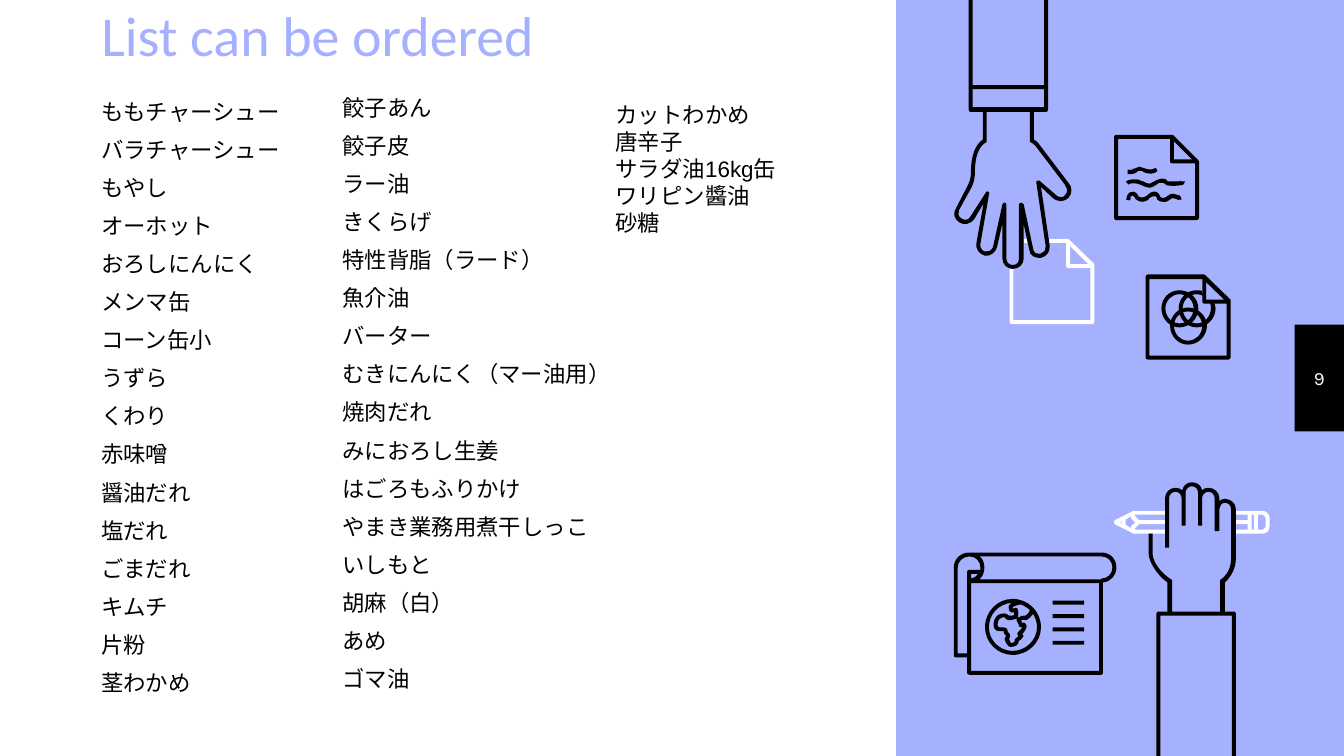
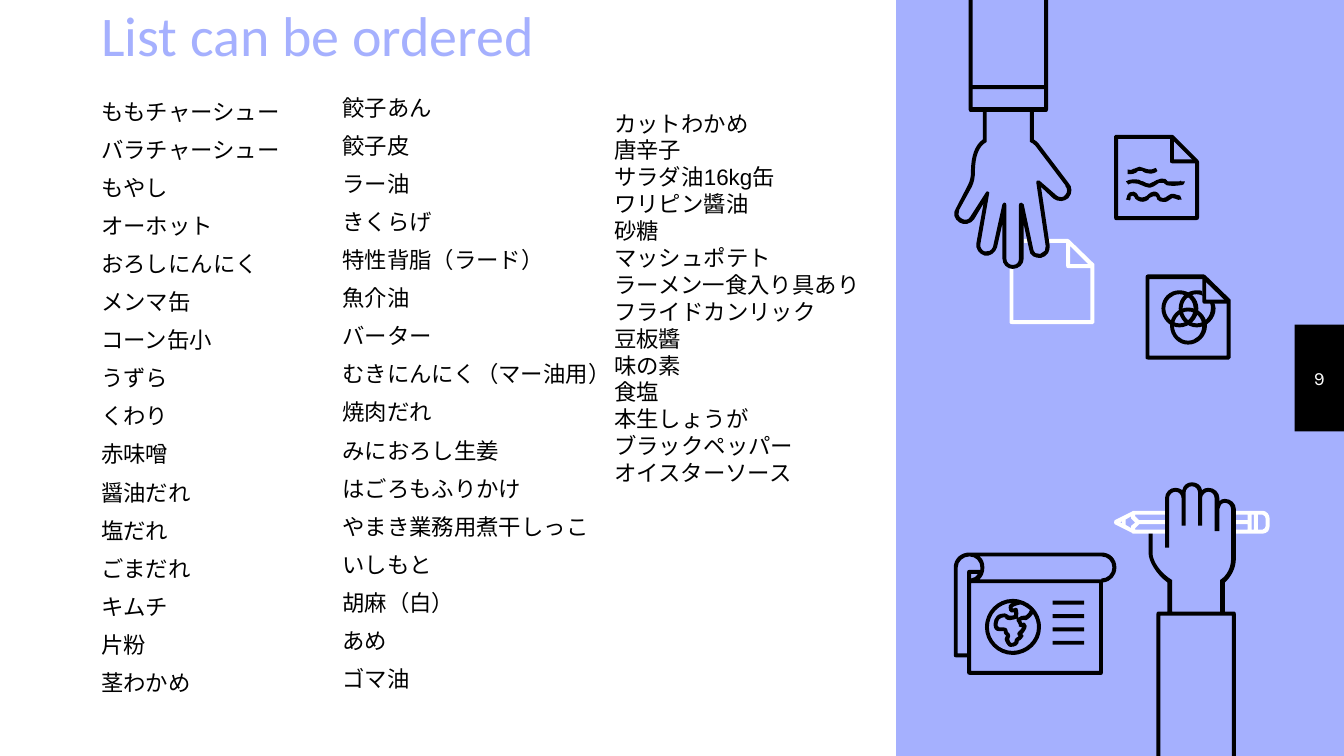
Before and after one commit to trungdung70199/Shifuto, a slide deck: slide 9 of Order.pptx. Drawn at 1344x756 pixels with LibreOffice and Linux fonts; fonts in the diff are those of the drawing. Boxes give left, top, right and bottom in pixels: in the first picture for what was removed or moved away, otherwise in the second. Text is boxed around its words. In the diff, an @@ line names an element or a change of style, - is before the commit and + after.

```diff
--- a/Order.pptx
+++ b/Order.pptx
@@ text "カットわかめ": place and size @@
-text "カットわかめ" at [616, 105, 777, 233]
+text "カットわかめ" at [614, 114, 859, 482]
@@ text at [614, 247, 859, 482]: paragraphs added @@
+マッシュポテト
+ラーメン一食入り具あり
+フライドカンリック
+豆板醬
+味の素
+食塩
+本生しょうが
+ブラックペッパー
+オイスターソース
```
Also in this commit, not shown: 12 other slides changed, 12 slides added.
